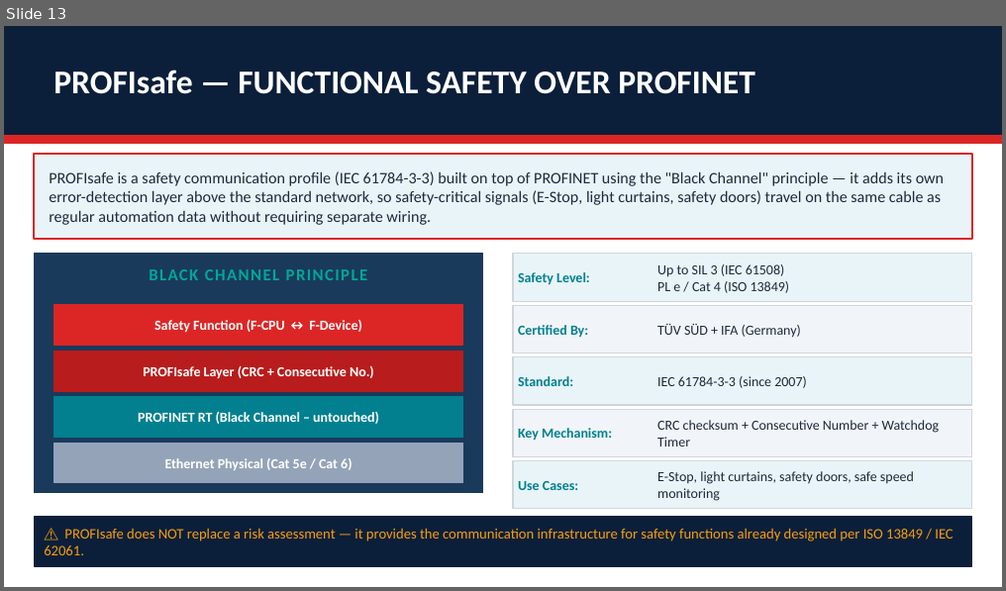
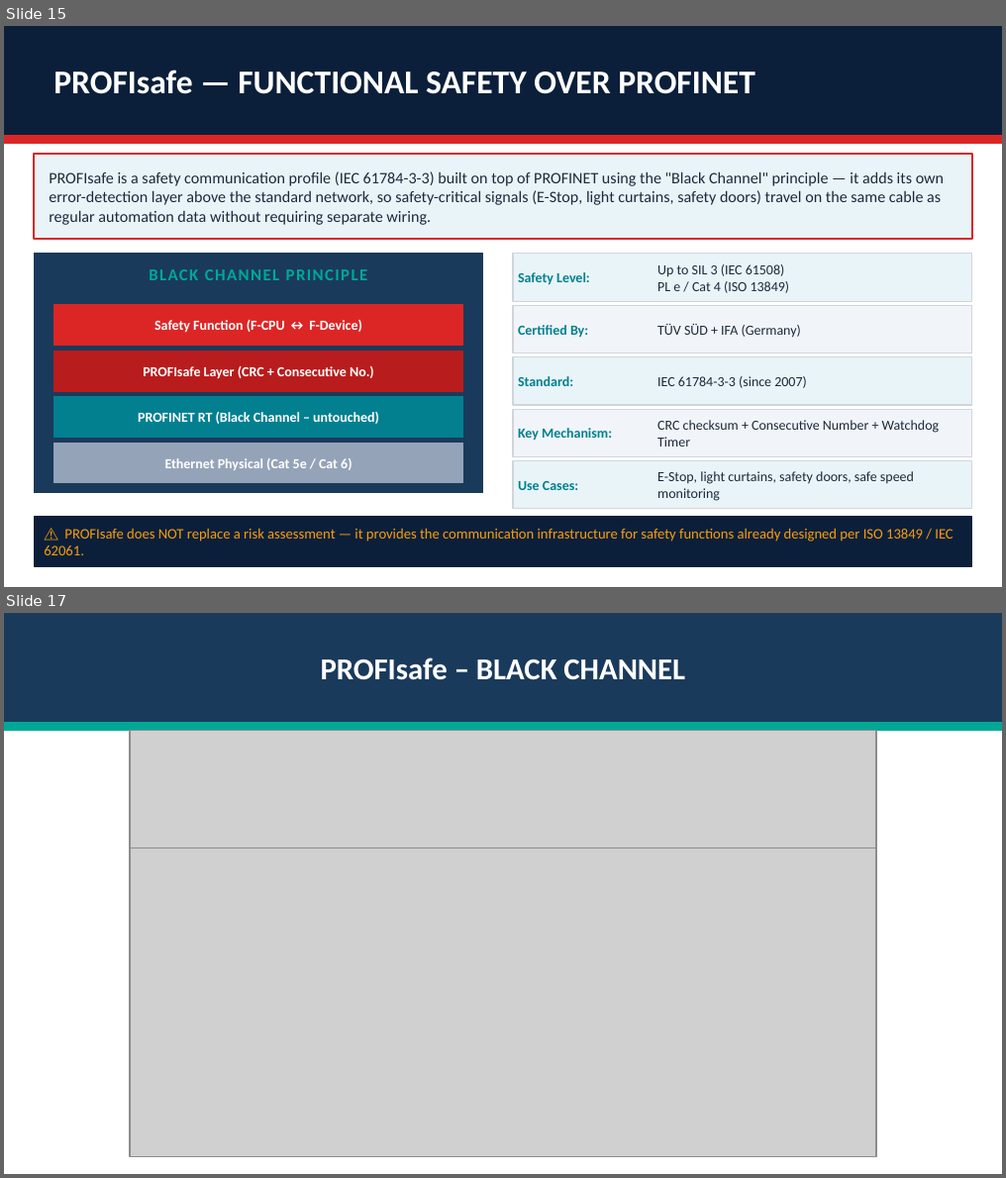
Before and after one commit to MoAbdoHSHL/Hardware-Engineering-Gr_A3, a slide deck: PROFINET_Protocol_Complete.pptx. Shown one above the other, each under a label of ours: slide 13 before the commit, slides 15 and 17 after it; the slides between them are not shown. The pictures are 1006x591 and 1006x1178 pixels, drawn with LibreOffice and Linux fonts; fonts in the diff are those of the drawing; grey boxes stand for pictures. Boxes give left, top, right and bottom in pixels: in the first picture for what was removed or moved away, otherwise in the second. Text is boxed around its words. In the diff, an @@ line names an element or a change of style, - is before the commit and + after.

```diff
--- a/PROFINET_Protocol_Complete.pptx
+++ b/PROFINET_Protocol_Complete.pptx
@@ slide 17 added at (4,613,1002,1174), background #FFFFFF @@
@@ rectangle added at (4,613,1002,723), fill #1A3A5C, outline #1A3A5C 1 pt @@
@@ text added at (321,658,685,680), 22 pt, text #FFFFFF, bold @@
+PROFIsafe – BLACK CHANNEL
@@ rectangle added at (4,723,1002,730), fill #00A896, outline #00A896 1 pt @@
@@ picture added at (130,731,876,864) @@
@@ picture added at (130,848,876,1157) @@
@@ what was slide 13 is now slide 15 @@
```
Also in this commit, not shown: 8 other slides added, 1 slide removed, 20 other files.
